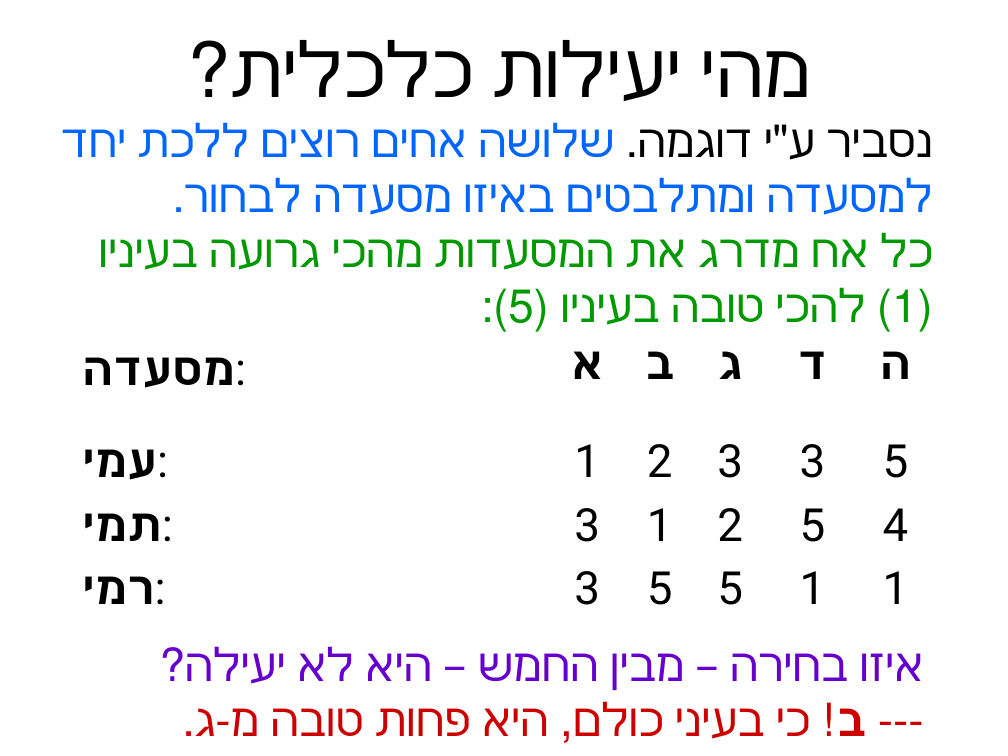
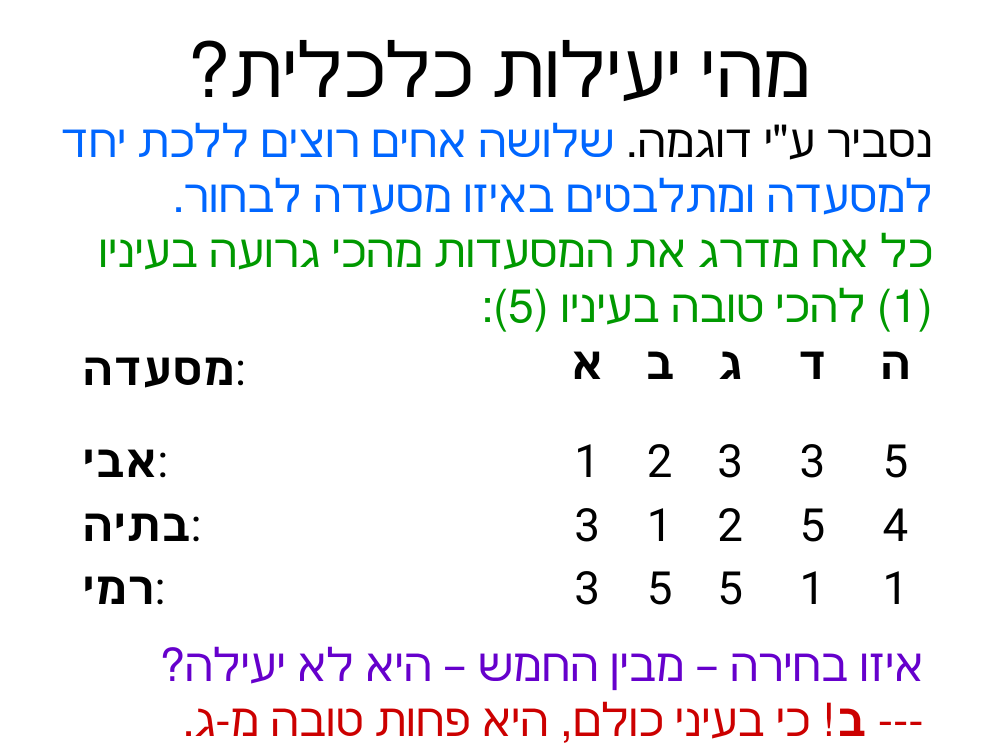
Before and after one commit to erelsgl-at-ariel/algorithms-5785, a slide deck: slide 4 of 02-pareto-efficiency/slides.pptx. Drawn at 1008x756 pixels with LibreOffice and Linux fonts; fonts in the diff are those of the drawing. Boxes give left, top, right and bottom in pixels: in the first picture for what was removed or moved away, otherwise in the second. Text is boxed around its words. In the diff, an @@ line names an element or a change of style, - is before the commit and + after.

```diff
--- a/02-pareto-efficiency/slides.pptx
+++ b/02-pareto-efficiency/slides.pptx
@@ table at box(73, 338, 932, 623) @@
-row 2, column 1: עמי:
+row 2, column 1: אבי:
-row 3, column 1: תמי:
+row 3, column 1: בתיה:
```
Also in this commit, not shown: 18 other slides changed.
